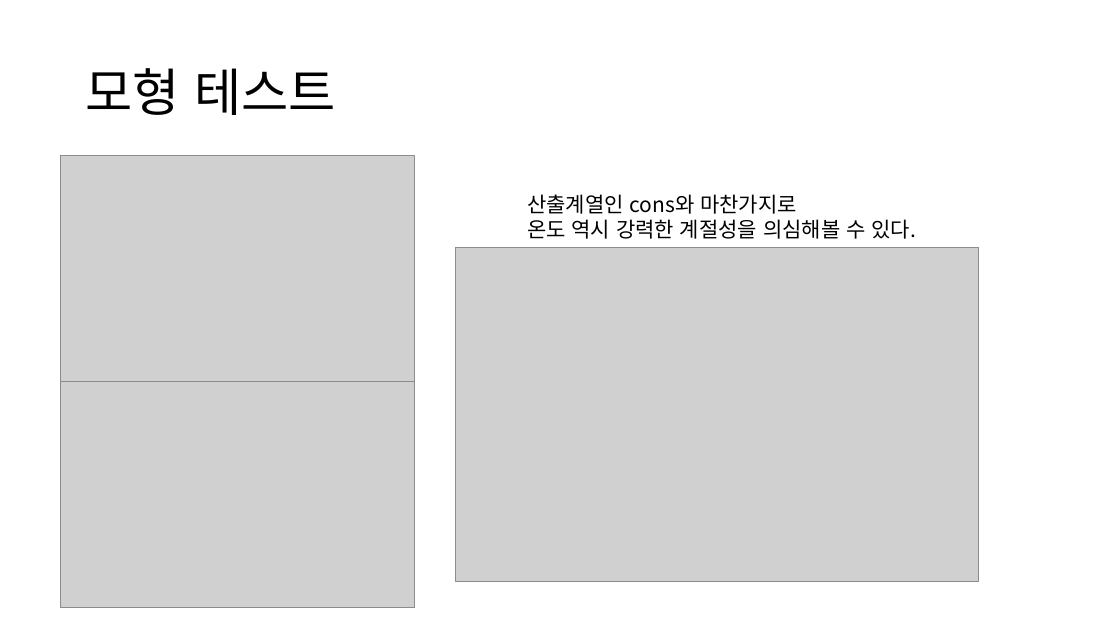
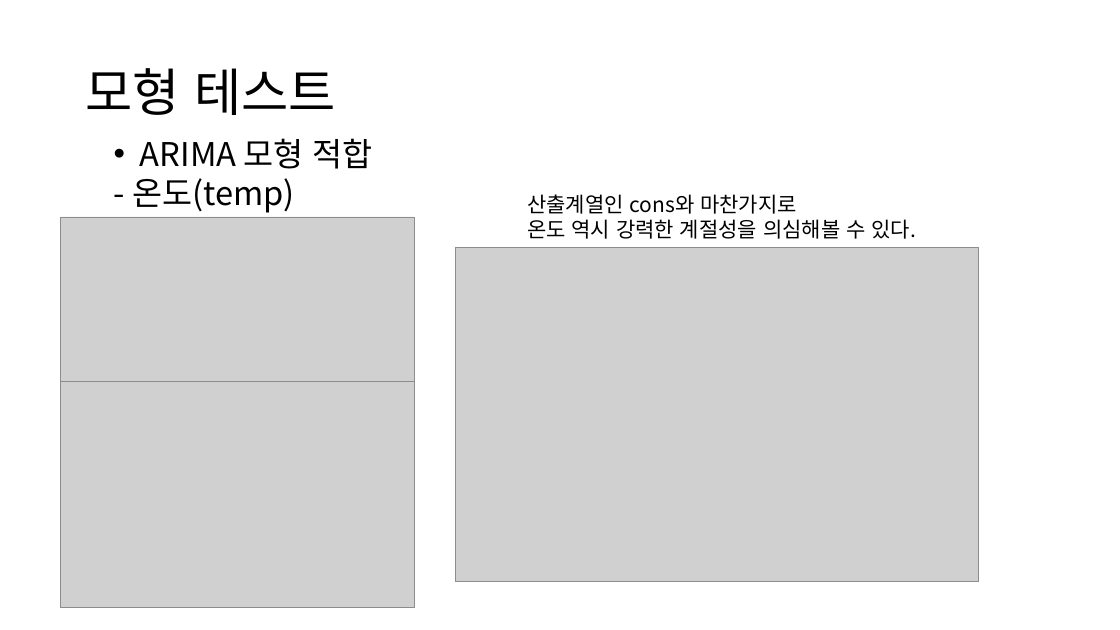
Before and after one commit to neverland251/MainProject, a slide deck: slide 17 of Project/DataMining/ARIMAX_Project/아이스크림 판매량 예측/아이스크림을 왜 먹을까.pptx. Drawn at 1120x630 pixels with LibreOffice and Linux fonts; fonts in the diff are those of the drawing; grey boxes stand for pictures. Boxes give left, top, right and bottom in pixels: in the first picture for what was removed or moved away, otherwise in the second. Text is boxed around its words. In the diff, an @@ line names an element or a change of style, - is before the commit and + after.

Commit message:
update ARIMAX

```diff
--- a/Project/DataMining/ARIMAX_Project/아이스크림 판매량 예측/아이스크림을 왜 먹을까.pptx
+++ b/Project/DataMining/ARIMAX_Project/아이스크림 판매량 예측/아이스크림을 왜 먹을까.pptx
@@ text added at [132,138,373,213], 28 pt, text #000000 @@
+• ARIMA 모형 적합
+- 온도(temp)
@@ picture: place and size @@
-picture at [60,155,414,381]
+picture at [60,217,414,443]
```
Also in this commit, not shown: 16 other slides changed, 1 other file.
